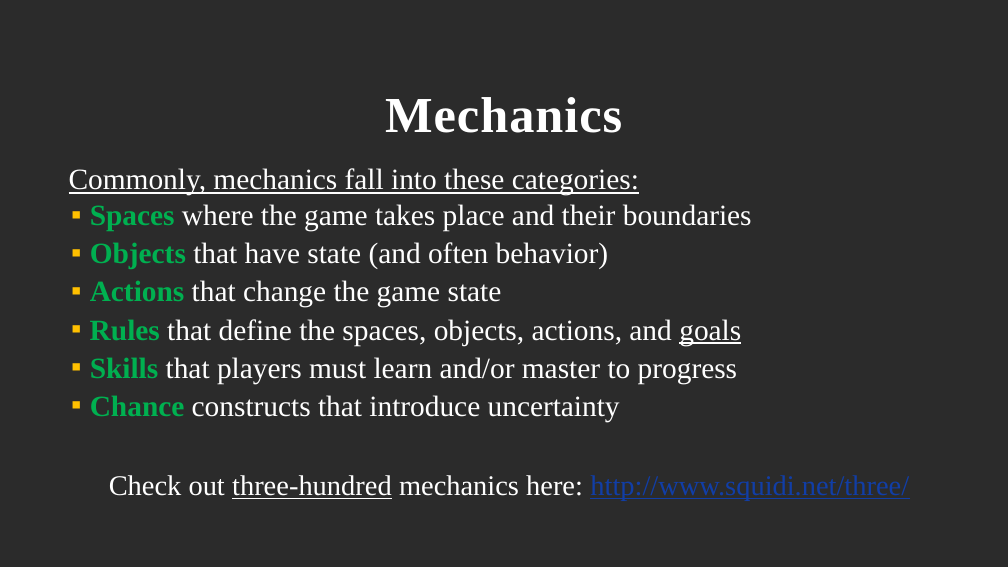
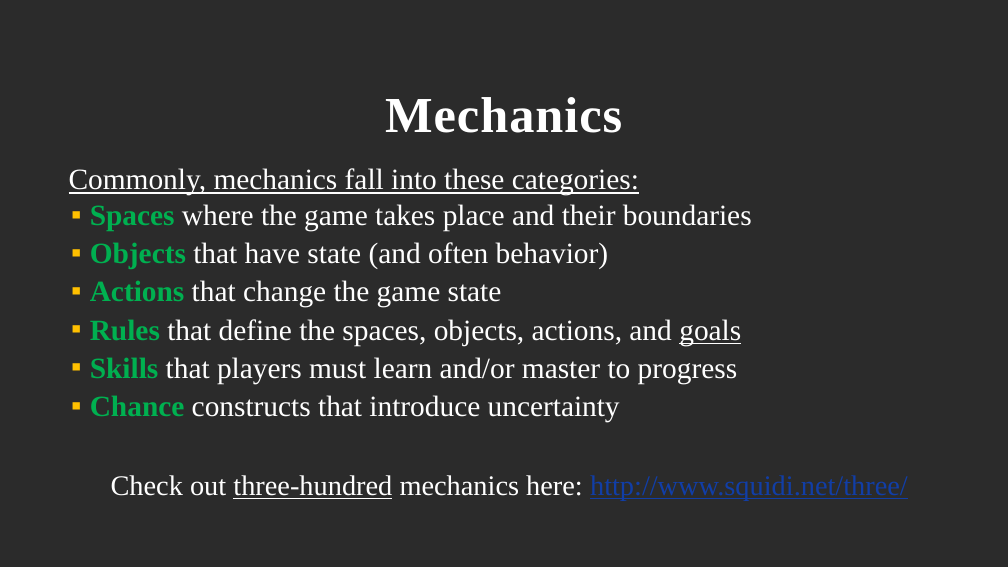
Before and after one commit to doctorjei/ai-java-student-materials, a slide deck: slide 6 of Lecture Slides/AI-TUJ-0B - Game Design Fundamentals.pptx. Drawn at 1008x567 pixels with LibreOffice and Linux fonts; fonts in the diff are those of the drawing; background and template pictures are left out; a plain dark background stands for a picture behind light text. Boxes give left, top, right and bottom in pixels: in the first picture for what was removed or moved away, otherwise in the second. Text is boxed around its words. In the diff, an @@ line names an element or a change of style, - is before the commit and + after.

```diff
--- a/Lecture Slides/AI-TUJ-0B - Game Design Fundamentals.pptx
+++ b/Lecture Slides/AI-TUJ-0B - Game Design Fundamentals.pptx
@@ text "Check out three-hundred mechanics here: ..." at bbox=[111, 475, 908, 500]: size 27.1 to 27 pt @@
```
Also in this commit, not shown: 8 other slides changed.
